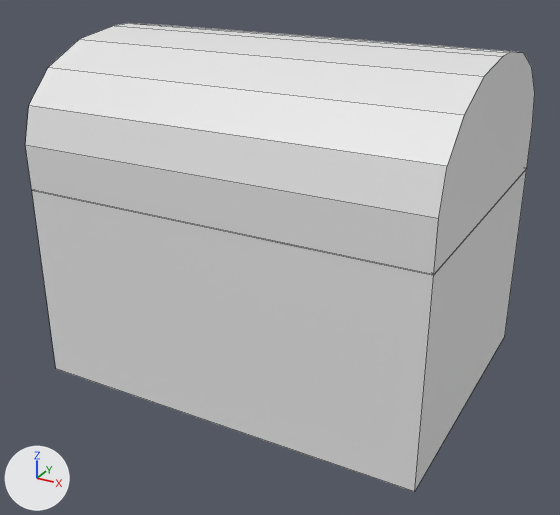
The Blender file TFGProceduralDungeon/Assets/Models/Chest/Chest.blend as it was, and as the next commit left it.
One viewpoint serves both versions: a 50 mm camera at (0.876, -1.642, 1.103) aimed at (0.003, -0.056, 0.31). Lighting does not change. The marker at lower left points along +X, +Y and +Z. Mesh edges are drawn as thin lines.

Names of what the first picture shows: 'Chest', 'Lid'.
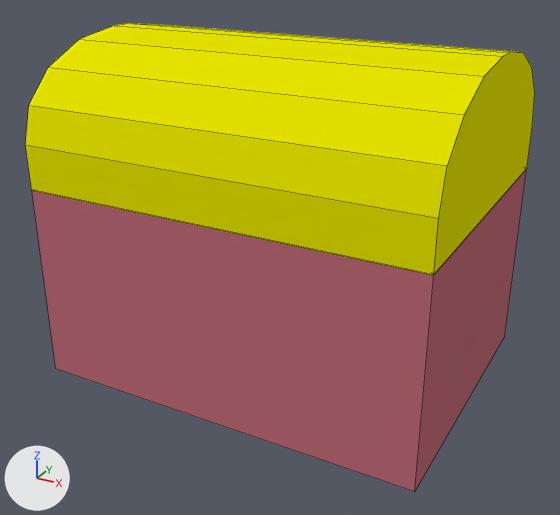
Changed parts and their boxes [x1, y1, x2, y2] in the pictures (560 x 515 px):
```json
{"object": "Lid", "change": "recoloured", "before": [25, 23, 535, 275], "after": [25, 23, 535, 275], "on screen": "white to yellow"}
{"object": "Chest", "change": "recoloured", "before": [32, 169, 527, 492], "after": [32, 169, 527, 492]}
```

Scene script edits in JSON lines:
```json
{"op": "add", "block": "mat_lid", "code": ["mat_lid = diffuse_material('Lid')", "mat_lid.base_color = (0.8, 0.79, 0.0)  # yellow #e7e600"]}
{"op": "add", "block": "mat_body", "code": ["mat_body = diffuse_material('Body')", "mat_body.base_color = (0.528, 0.153, 0.193)  # pink #c06d7a"]}
{"block": "me_body", "where": "me_body.from_pydata(...)  # 16 vertices, 14 faces; spans x -0.5..0.5, y -0.375..0.375, z 0.003..0.503"}
{"op": "add", "block": "me_body", "code": "me_body.materials.append(mat_body)  # pink #c06d7a"}
{"block": "me_cube_002", "where": "me_cube_002.from_pydata(...)  # 48 vertices, 30 faces; spans x -0.5..0.5, y -0.75..0.0, z -0.001..0.343"}
{"op": "add", "block": "me_cube_002", "code": "me_cube_002.materials.append(mat_lid)  # yellow #e7e600"}
```
